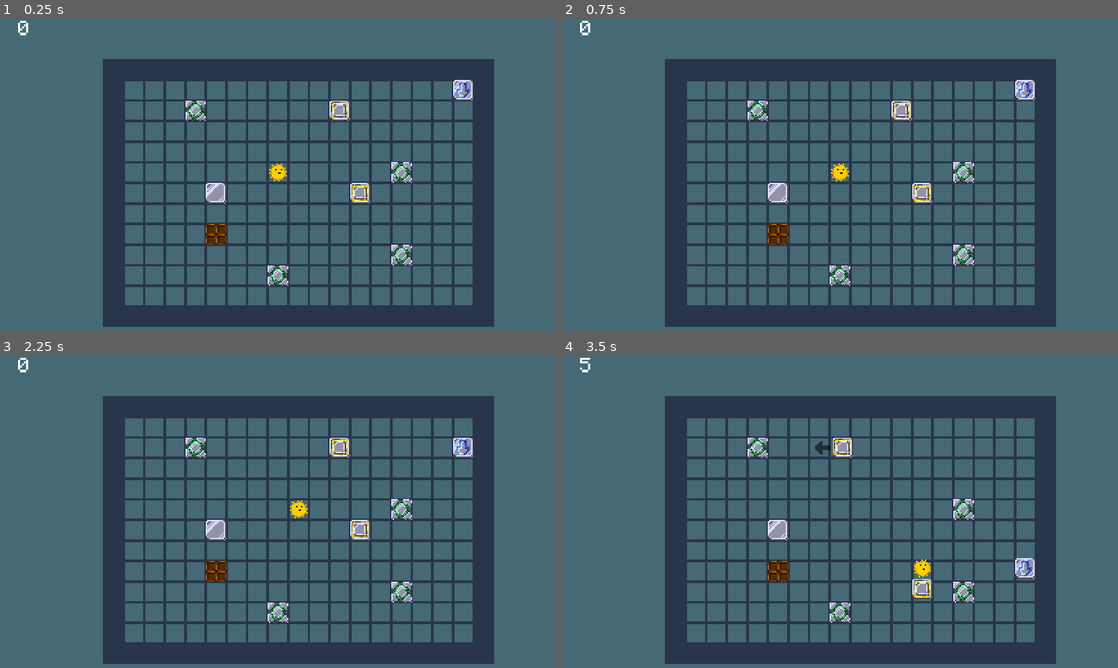
Above: before the commit, frames 1-4 (two rows, left to right).
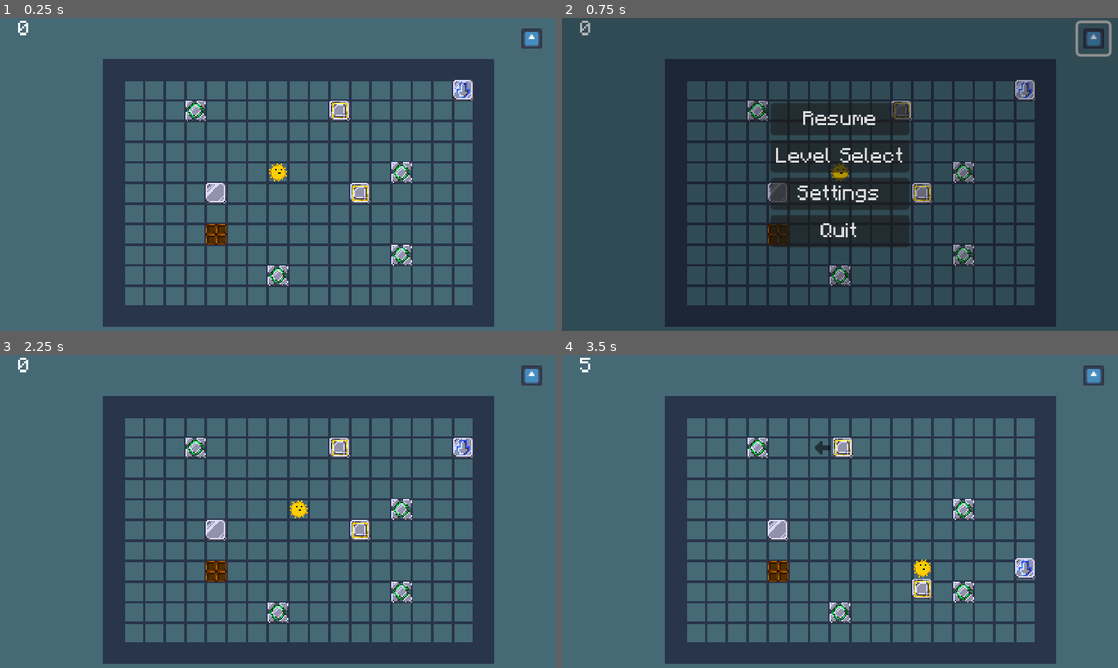
Above: after the commit, the same moments.

Repository: UnstableStrafe/LinkCube
Game: Godot game, scene res://test/test2.tscn
Two runs of this game, one before a commit and one after it. Both use one fixed random seed, a clock stepped at 60 frames per second and the inputs below. This scene is started directly instead of the project's main scene. The engine's default icon, where the game draws it, is replaced by a stand-in: a white triangle on a blue panel in a dark square.
Inputs (mouse positions are in pixels of both pictures, inside the frame that each line leads up to):
- Up to frame 1 (0.25 s): no input
- Up to frame 2 (0.75 s): click (1095, 39) at 0.52 s
- Up to frame 3 (2.25 s): click (278, 455) at 1.25 s, where only the run after the commit has a clickable "Resume"; tap Enter at 2 s; hold D (move_right) from 2.03 s (still down); hold Space (next_level) from 2.03 s (still down)
- Up to frame 4 (3.5 s): release D (move_right) at 2.78 s; release Space (next_level) at 2.78 s; hold S (move_down) from 2.78 s (still down); tap Z (undo) at 2.85 s

The runs differ from the first frame. In frame 1, 0.2% of the frame differs, in the area x 93-98%, y 3-10%; in frame 2, 77%, in the area x 0-100%, y 0-100%; in frame 3, 0.2%; in frame 4, 0.2%.

Commit message:
Super basic pause menu

Diff:
--- a/levels/level.gd
+++ b/levels/level.gd
@@ -1,10 +1,11 @@
 extends Node2D
 
-@onready var player = %Player
+@export var pause_menu: PackedScene
 
 var can_progress := false
 var move_count := 0
 
+@onready var player = %Player
 @onready var high_score := _get_high_score()
 
 func _ready():
@@ -39,3 +40,8 @@
 func _save_score() -> void:
 	if high_score == 0 or move_count < high_score:
 		Global.set_score(scene_file_path, move_count)
+
+
+func _on_pause_button_pressed() -> void:
+	var menu := pause_menu.instantiate()
+	$UI.add_child(menu)
--- a/levels/level_framework.tscn
+++ b/levels/level_framework.tscn
@@ -1,13 +1,22 @@
-[gd_scene load_steps=6 format=3 uid="uid://7pbu3m2f4nfr"]
+[gd_scene load_steps=10 format=3 uid="uid://7pbu3m2f4nfr"]
 
 [ext_resource type="Script" path="res://levels/level.gd" id="1_e1tw1"]
+[ext_resource type="PackedScene" uid="uid://d0nmhojnw88sl" path="res://ui/pause_menu/pause_menu.tscn" id="2_b2xs7"]
 [ext_resource type="TileSet" uid="uid://bbykwo35isbtl" path="res://resources/tiles.tres" id="2_nhpp1"]
 [ext_resource type="Script" path="res://resources/nodes/undo_manager.gd" id="2_s8lla"]
 [ext_resource type="PackedScene" uid="uid://bu03m6i3nfgh3" path="res://player/player.tscn" id="3_j5vv5"]
+[ext_resource type="Texture2D" uid="uid://jdt1lwh0feh0" path="res://icon.svg" id="4_211hl"]
 [ext_resource type="Texture2D" uid="uid://c8o30t1vqqgp7" path="res://ui/text/next_level_prompt.png" id="5_o4yjd"]
+
+[sub_resource type="InputEventAction" id="InputEventAction_ehgyd"]
+action = &"pause"
+
+[sub_resource type="Shortcut" id="Shortcut_8hpc7"]
+events = [SubResource("InputEventAction_ehgyd")]
 
 [node name="Level" type="Node2D"]
 script = ExtResource("1_e1tw1")
+pause_menu = ExtResource("2_b2xs7")
 
 [node name="UndoManager" type="Node" parent="." node_paths=PackedStringArray("player")]
 script = ExtResource("2_s8lla")
@@ -35,6 +44,20 @@
 offset_bottom = 23.0
 horizontal_alignment = 2
 
+[node name="PauseButton" type="Button" parent="UI"]
+anchors_preset = 1
+anchor_left = 1.0
+anchor_right = 1.0
+offset_left = -23.0
+offset_top = 4.0
+offset_right = -7.0
+offset_bottom = 20.0
+grow_horizontal = 0
+mouse_default_cursor_shape = 2
+shortcut = SubResource("Shortcut_8hpc7")
+icon = ExtResource("4_211hl")
+flat = true
+
 [node name="TileMap" type="TileMap" parent="."]
 tile_set = ExtResource("2_nhpp1")
 format = 2
@@ -48,3 +71,4 @@
 
 [connection signal="ready" from="." to="UndoManager" method="_on_tree_ready"]
 [connection signal="move_count_changed" from="UndoManager" to="." method="_on_undo_manager_move_count_changed"]
+[connection signal="pressed" from="UI/PauseButton" to="." method="_on_pause_button_pressed"]
--- a/project.godot
+++ b/project.godot
@@ -91,6 +91,11 @@
 "events": [Object(InputEventKey,"resource_local_to_scene":false,"resource_name":"","device":-1,"window_id":0,"alt_pressed":false,"shift_pressed":false,"ctrl_pressed":false,"meta_pressed":false,"pressed":false,"keycode":0,"physical_keycode":82,"key_label":0,"unicode":114,"echo":false,"script":null)
 ]
 }
+pause={
+"deadzone": 0.5,
+"events": [Object(InputEventKey,"resource_local_to_scene":false,"resource_name":"","device":-1,"window_id":0,"alt_pressed":false,"shift_pressed":false,"ctrl_pressed":false,"meta_pressed":false,"pressed":false,"keycode":0,"physical_keycode":4194305,"key_label":0,"unicode":0,"echo":false,"script":null)
+]
+}
 
 [layer_names]
 
--- /dev/null
+++ b/ui/pause_menu/pause_menu.gd
@@ -0,0 +1,24 @@
+extends Control
+
+@export var level_select_scene: PackedScene
+@export var settings_scene: PackedScene
+
+func _ready() -> void:
+	get_tree().paused = true
+
+func _on_tree_exiting() -> void:
+	get_tree().paused = false
+
+
+func _on_resume_pressed() -> void:
+	queue_free()
+
+func _on_level_select_pressed() -> void:
+	get_tree().change_scene_to_packed(level_select_scene)
+
+func _on_settings_pressed() -> void:
+	var scene := settings_scene.instantiate()
+	add_child(scene)
+
+func _on_quit_pressed() -> void:
+	get_tree().quit()
--- /dev/null
+++ b/ui/pause_menu/pause_menu.tscn
@@ -0,0 +1,68 @@
+[gd_scene load_steps=4 format=3 uid="uid://d0nmhojnw88sl"]
+
+[ext_resource type="Script" path="res://ui/pause_menu/pause_menu.gd" id="1_xilg8"]
+[ext_resource type="PackedScene" uid="uid://cw2dxhrhi0b1h" path="res://ui/level_select/level_select.tscn" id="2_sl5vl"]
+
+[sub_resource type="StyleBoxFlat" id="StyleBoxFlat_e6vcy"]
+bg_color = Color(0, 0, 0, 0.286275)
+
+[node name="PauseMenu" type="Control"]
+process_mode = 3
+layout_mode = 3
+anchors_preset = 15
+anchor_right = 1.0
+anchor_bottom = 1.0
+grow_horizontal = 2
+grow_vertical = 2
+script = ExtResource("1_xilg8")
+level_select_scene = ExtResource("2_sl5vl")
+
+[node name="Fade" type="Panel" parent="."]
+layout_mode = 1
+anchors_preset = 15
+anchor_right = 1.0
+anchor_bottom = 1.0
+grow_horizontal = 2
+grow_vertical = 2
+theme_override_styles/panel = SubResource("StyleBoxFlat_e6vcy")
+
+[node name="HBoxContainer" type="VBoxContainer" parent="."]
+layout_mode = 1
+anchors_preset = 8
+anchor_left = 0.5
+anchor_top = 0.5
+anchor_right = 0.5
+anchor_bottom = 0.5
+offset_left = -48.0
+offset_top = -41.5
+offset_right = 48.0
+offset_bottom = 41.5
+grow_horizontal = 2
+grow_vertical = 2
+alignment = 1
+
+[node name="Resume" type="Button" parent="HBoxContainer"]
+layout_mode = 2
+mouse_default_cursor_shape = 2
+text = "Resume"
+
+[node name="LevelSelect" type="Button" parent="HBoxContainer"]
+layout_mode = 2
+mouse_default_cursor_shape = 2
+text = "Level Select"
+
+[node name="Settings" type="Button" parent="HBoxContainer"]
+layout_mode = 2
+mouse_default_cursor_shape = 2
+text = "Settings"
+
+[node name="Quit" type="Button" parent="HBoxContainer"]
+layout_mode = 2
+mouse_default_cursor_shape = 2
+text = "Quit"
+
+[connection signal="tree_exiting" from="." to="." method="_on_tree_exiting"]
+[connection signal="pressed" from="HBoxContainer/Resume" to="." method="_on_resume_pressed"]
+[connection signal="pressed" from="HBoxContainer/LevelSelect" to="." method="_on_level_select_pressed"]
+[connection signal="pressed" from="HBoxContainer/Settings" to="." method="_on_settings_pressed"]
+[connection signal="pressed" from="HBoxContainer/Quit" to="." method="_on_quit_pressed"]
--- a/ui/start_menu/menu.tscn
+++ b/ui/start_menu/menu.tscn
@@ -18,7 +18,7 @@
 offset_bottom = 243.0
 texture = ExtResource("1_dwcyi")
 
-[node name="Button" type="Button" parent="."]
+[node name="PlayButton" type="Button" parent="."]
 modulate = Color(1, 1, 1, 0)
 self_modulate = Color(1, 1, 1, 0)
 layout_mode = 0
